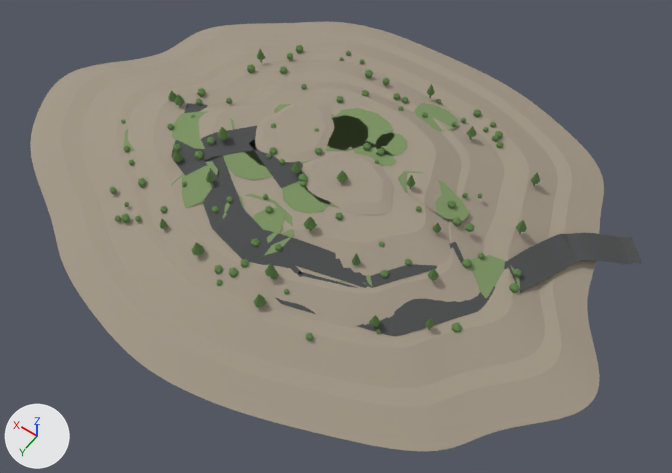
Two versions of the glTF model public/assets/models/restoration.glb, one commit apart.
Before and after are seen from a 50 mm lens placed at (-65.1, 86.7, 125.4), pointed at (-7.7, 6.3, -0.9). Lighting does not change. The marker at lower left points along +X, +Y and +Z. The older version comes first.

The first picture shows 'RestorationBench01', 'RestorationBench02', 'RestorationBench03', 'RestorationBench04', 'RestorationBenchRoad', 'RestorationHaulRoad', 'RestorationSlope01', 'RestorationSlope02', 'RestorationSlope03', 'RestorationSlope04', 'RestorationTop', 'VegetationPatches', 'WorkingCellEast.002', 'WorkingCellWest.002' and 2 more.
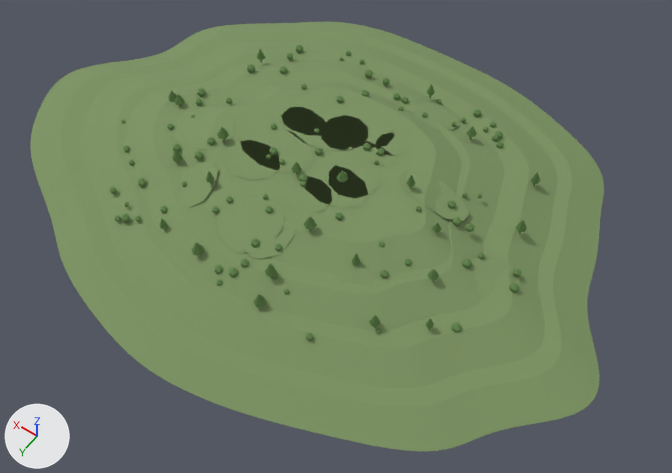
Patch to the scene script:
```diff
--- a/public/assets/models/restoration.glb.py
+++ b/public/assets/models/restoration.glb.py
@@ me_restorationslope01mesh @@
 me_restorationslope01mesh.from_pydata(...)  # 384 vertices, 384 faces; spans x -57.6..58.3, y -43.1..44.9, z 0.4..2.5
-me_restorationslope01mesh.materials.append(mat_pg_cover)  # beige #a29786
+me_restorationslope01mesh.materials.append(mat_pg_grass)  # green #7c9361
@@ me_restorationbench01mesh @@
 me_restorationbench01mesh.from_pydata(...)  # 384 vertices, 384 faces; spans x -50.3..51.6, y -37.9..39.5, z 2.4..2.5
-me_restorationbench01mesh.materials.append(mat_pg_cover)  # beige #a29786
+me_restorationbench01mesh.materials.append(mat_pg_grass)  # green #7c9361
@@ me_restorationslope02mesh @@
 me_restorationslope02mesh.from_pydata(...)  # 384 vertices, 384 faces; spans x -47.1..47.9, y -35.6..36.5, z 2.4..4.6
-me_restorationslope02mesh.materials.append(mat_pg_cover)  # beige #a29786
+me_restorationslope02mesh.materials.append(mat_pg_grass)  # green #7c9361
@@ me_restorationbench02mesh @@
 me_restorationbench02mesh.from_pydata(...)  # 384 vertices, 384 faces; spans x -40.4..40.5, y -30.5..31.1, z 4.5..4.6
-me_restorationbench02mesh.materials.append(mat_pg_cover)  # beige #a29786
+me_restorationbench02mesh.materials.append(mat_pg_grass)  # green #7c9361
@@ me_restorationslope03mesh @@
 me_restorationslope03mesh.from_pydata(...)  # 384 vertices, 384 faces; spans x -36.0..38.0, y -27.3..29.0, z 4.5..6.7
-me_restorationslope03mesh.materials.append(mat_pg_cover)  # beige #a29786
+me_restorationslope03mesh.materials.append(mat_pg_grass)  # green #7c9361
@@ me_restorationbench03mesh @@
 me_restorationbench03mesh.from_pydata(...)  # 384 vertices, 384 faces; spans x -29.3..32.0, y -22.1..24.6, z 6.6..6.7
-me_restorationbench03mesh.materials.append(mat_pg_cover)  # beige #a29786
+me_restorationbench03mesh.materials.append(mat_pg_grass)  # green #7c9361
@@ me_restorationslope04mesh @@
 me_restorationslope04mesh.from_pydata(...)  # 384 vertices, 384 faces; spans x -28.2..26.4, y -20.2..21.1, z 6.6..8.7
-me_restorationslope04mesh.materials.append(mat_pg_cover)  # beige #a29786
+me_restorationslope04mesh.materials.append(mat_pg_grass)  # green #7c9361
@@ me_restorationbench04mesh @@
 me_restorationbench04mesh.from_pydata(...)  # 384 vertices, 384 faces; spans x -22.2..20.7, y -16.8..15.7, z 8.6..8.7
-me_restorationbench04mesh.materials.append(mat_pg_cover)  # beige #a29786
+me_restorationbench04mesh.materials.append(mat_pg_grass)  # green #7c9361
@@ me_restorationtopmesh @@
 me_restorationtopmesh.from_pydata(...)  # 193 vertices, 192 faces; spans x -16.6..19.3, y -13.9..13.4, z 8.6..8.7
-me_restorationtopmesh.materials.append(mat_pg_cover)  # beige #a29786
+me_restorationtopmesh.materials.append(mat_pg_grass)  # green #7c9361
@@ ob_workingcellwest_002 @@
-ob_workingcellwest_002 = bpy.data.objects.new('WorkingCellWest.002', me_workingcellwestmesh_002)
@@ ob_workingcelleast_002 @@
-ob_workingcelleast_002 = bpy.data.objects.new('WorkingCellEast.002', me_workingcelleastmesh_002)
@@ ob_restorationhaulroad @@
-ob_restorationhaulroad = bpy.data.objects.new('RestorationHaulRoad', me_restorationhaulroadmesh)
@@ ob_restorationbenchroad @@
-ob_restorationbenchroad = bpy.data.objects.new('RestorationBenchRoad', me_restorationbenchroadmesh)
```

Location of each change, [x1, y1, x2, y2] in pixels of the pictures (672 x 473 px):
'RestorationSlope01', recoloured: [30, 22, 604, 451] in both
'RestorationSlope02', recoloured: [81, 40, 558, 388] in both
'RestorationSlope03', recoloured: [128, 60, 504, 330] in both
'RestorationBench01', recoloured: [61, 31, 572, 407] in both
'RestorationBench02', recoloured: [116, 51, 529, 348] in both
'RestorationSlope04', recoloured: [199, 82, 462, 276] in both
'RestorationHaulRoad', deleted: before [193, 126, 641, 336]
'RestorationBench03', recoloured: [153, 70, 470, 294] in both
'RestorationBench04', recoloured: [212, 87, 436, 242] in both
'RestorationTop', recoloured: [222, 95, 409, 223] in both
'WorkingCellWest.002', deleted: before [302, 152, 394, 215]
'RestorationBenchRoad', deleted: before [172, 103, 464, 288]
'WorkingCellEast.002', deleted: before [255, 102, 334, 162]
